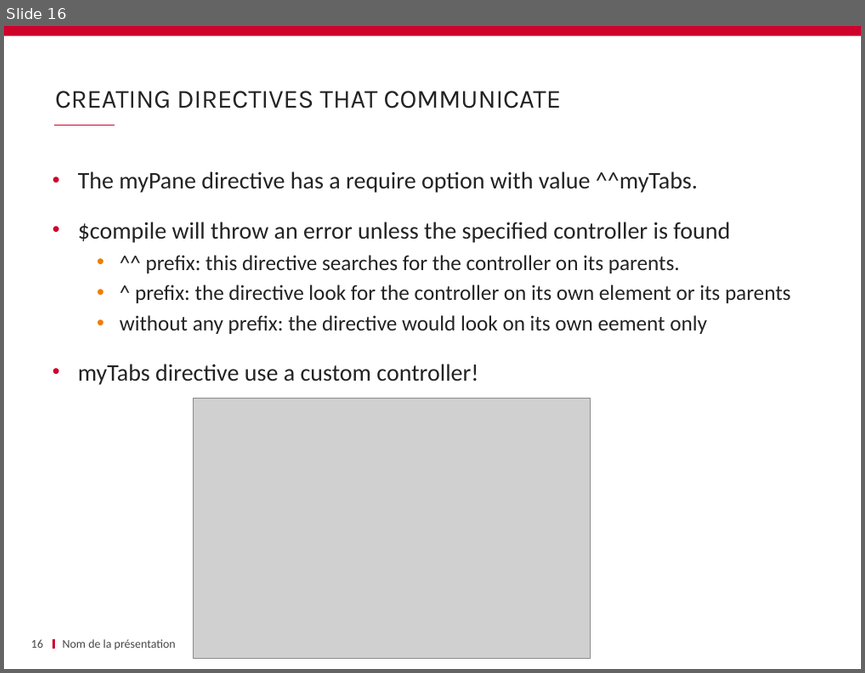
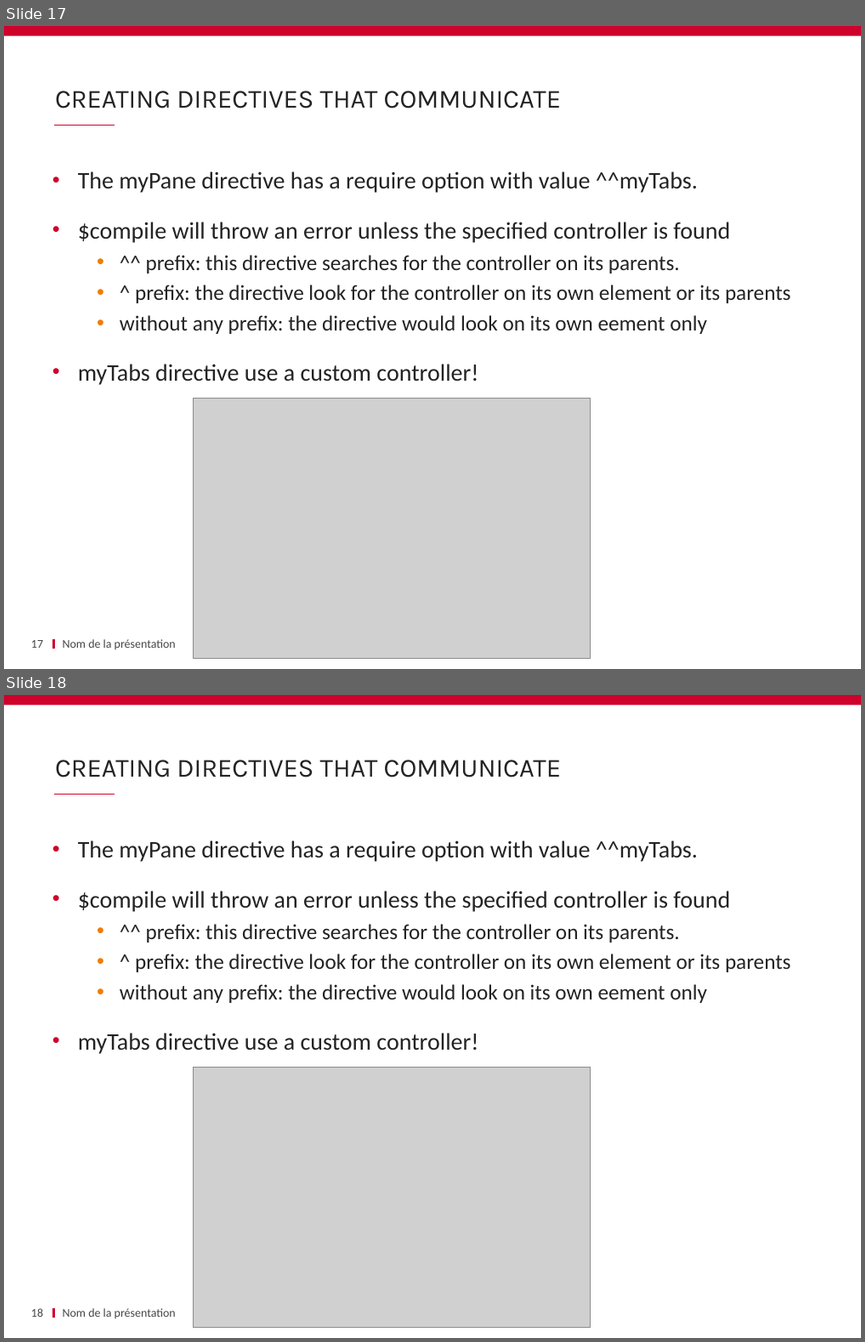
Before and after one commit to schassande/formation-angularjs1, a slide deck: Jour2/11 custom directives & components/11_custom directives.pptx. Shown one above the other, each under a label of ours: slide 16 before the commit, slides 17 and 18 after it. The pictures are 865x673 and 865x1342 pixels, drawn with LibreOffice and Linux fonts; fonts in the diff are those of the drawing; grey boxes stand for pictures; background and template pictures are left out. Boxes give left, top, right and bottom in pixels: in the first picture for what was removed or moved away, otherwise in the second. Text is boxed around its words. In the diff, an @@ line names an element or a change of style, - is before the commit and + after.

Commit message:
improve custom directives

```diff
--- a/Jour2/11 custom directives & components/11_custom directives.pptx
+++ b/Jour2/11 custom directives & components/11_custom directives.pptx
@@ slide 18 added at bbox=[4, 695, 861, 1338], background #FFFFFF; not listed: 3 template elements that a slide beside it also shows @@
@@ title added at bbox=[55, 760, 561, 777], 22 pt, text #232323 @@
+CREATING DIRECTIVES THAT COMMUNICATE
@@ text added at bbox=[78, 840, 791, 1054], 18 pt, text #232323 @@
+• The myPane directive has a require option with value ^^myTabs.
+• $compile will throw an error unless the specified controller is found
+  • ^^ prefix: this directive searches for the controller on its parents.
+  • ^ prefix: the directive look for the controller on its own element or its parents
+  • without any prefix: the directive would look on its own eement only
+• myTabs directive use a custom controller!
@@ picture added at bbox=[193, 1066, 590, 1327] @@
@@ page number added at bbox=[31, 1308, 43, 1316], 10 pt, text #464646 @@
+18
@@ text added at bbox=[63, 1308, 176, 1318], 10 pt, text #464646 @@
+Nom de la présentation
@@ what was slide 16 is now slide 17 @@
@@ page number at bbox=[31, 640, 43, 647]: text changed @@
-16
+17
```
Also in this commit, not shown: 4 slides changed, 1 other slide added, 1 other file.
